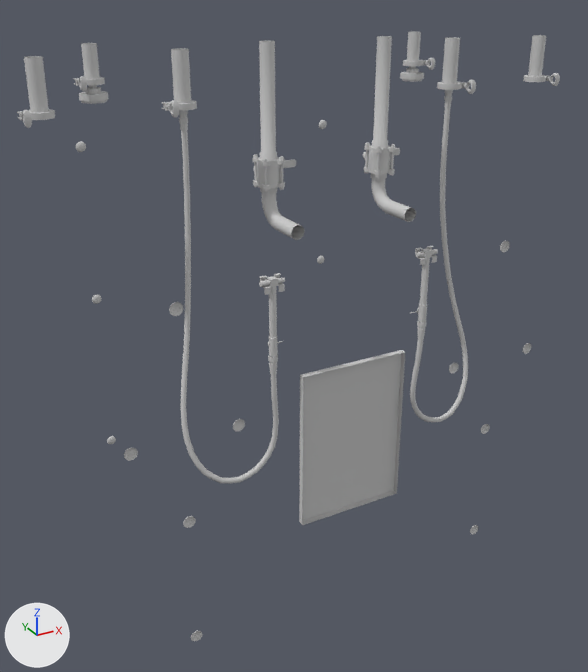
An edit to the FBX model PekinPC/Assets/Res/Commons/Scenes/10000/Meshs/10000_36.FBX, drawn before and after from the same camera.
Before and after are seen from a 50 mm camera at (-8.81, -21.03, 5.71) aimed at (-7.39, -18.45, 4.41). Arrows for +X, +Y and +Z are at lower left; the lights stay in place. The picture after the commit comes second. Where no turn or scale is listed for an object, it has been applied to the vertices.

Objects in the first picture: '10000_36'.
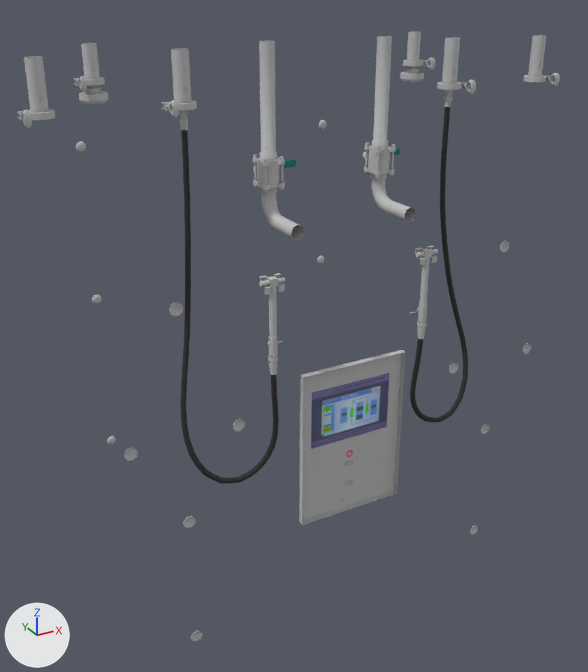
The change, as JSON lines over the scene's bpy script:
```json
{"op": "add", "block": "img_10000_36_c_jpg", "code": ["img_10000_36_c_jpg = load_image('10000_36_C.jpg', '../Textures/10000_36_C.jpg', 1024, 1024, 'sRGB')"]}
{"op": "remove", "block": "mat_10000_36", "code": "mat_10000_36.base_color = (0.588, 0.588, 0.588)  # light grey #cacaca"}
{"op": "add", "block": "mat_10000_36", "code": "mat_10000_36.texture = img_10000_36_c_jpg"}
```

Changed parts and their boxes (x1, y1, x2, y2) in the pictures (588 x 672 px):
```json
{"object": "10000_36", "change": "surface changed", "before": [18, 50, 558, 515], "after": [18, 50, 558, 515]}
```
